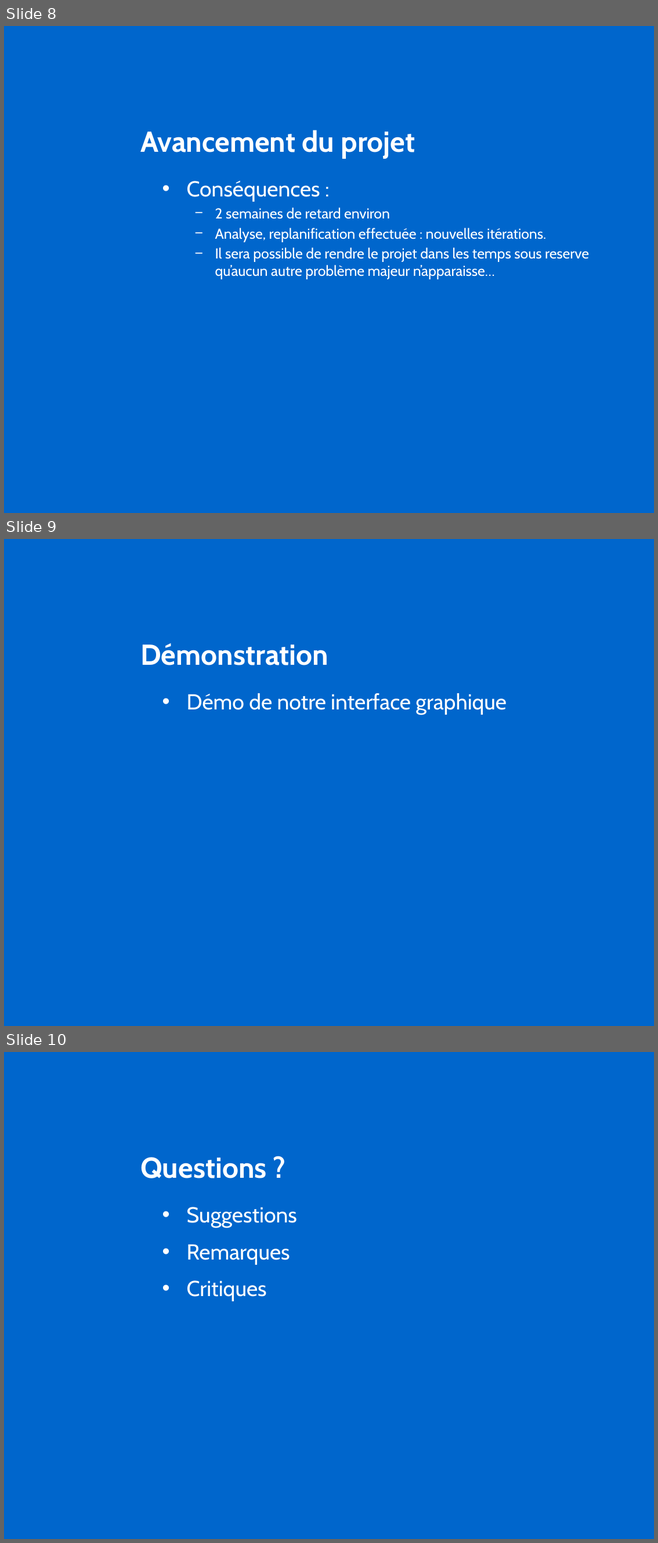
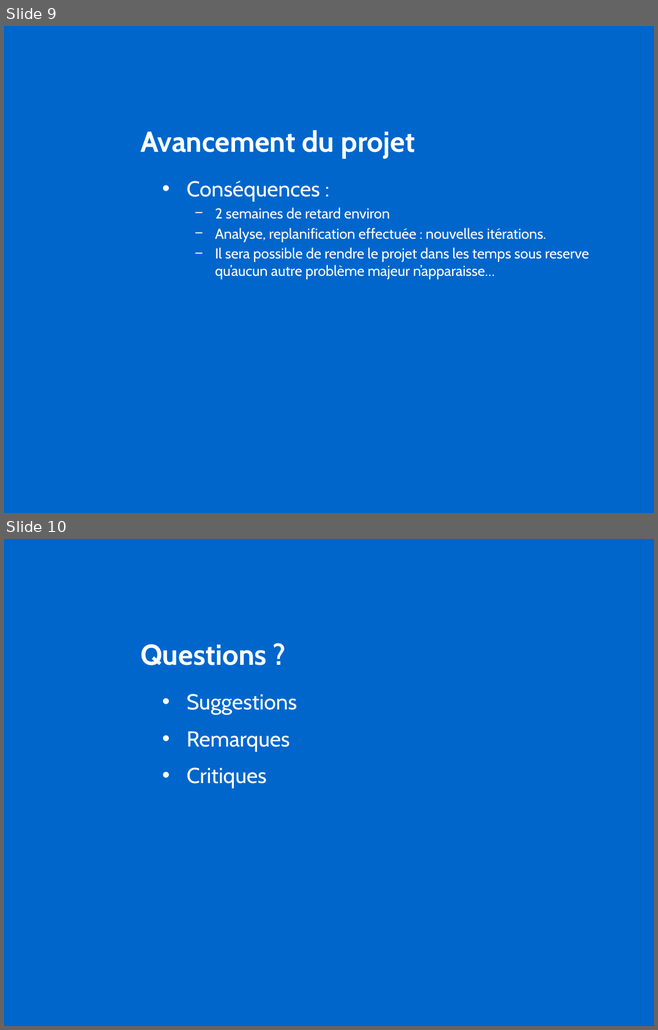
Before and after one commit to antoineNourZaf/PRO--OMP, a slide deck: Projet OMP.pptx. Shown one above the other, each under a label of ours: slides 8, 9 and 10 before the commit, slides 9 and 10 after it. The pictures are 658x1543 and 658x1030 pixels, drawn with LibreOffice and Linux fonts; fonts in the diff are those of the drawing; background and template pictures are left out. Boxes give left, top, right and bottom in pixels: in the first picture for what was removed or moved away, otherwise in the second. Text is boxed around its words. In the diff, an @@ line names an element or a change of style, - is before the commit and + after.

```diff
--- a/Projet OMP.pptx
+++ b/Projet OMP.pptx
@@ slide 9 removed at <box>4,539,654,1026</box>, background picture (left out) @@
@@ title removed at <box>140,643,328,665</box> @@
-Démonstration
@@ text removed at <box>187,693,506,715</box> @@
-• Démo de notre interface graphique
@@ what was slide 8 is now slide 9 @@
```
Also in this commit, not shown: 2 slides changed, 1 slide added.
